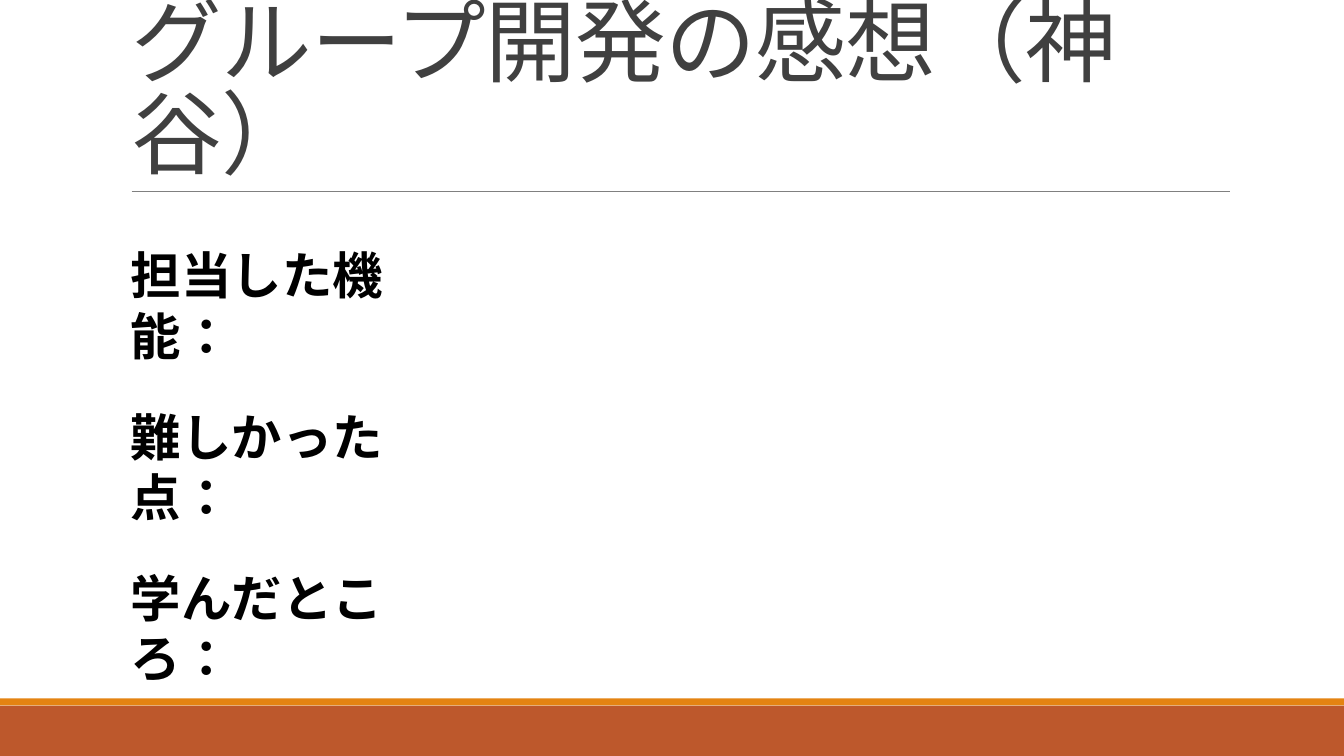
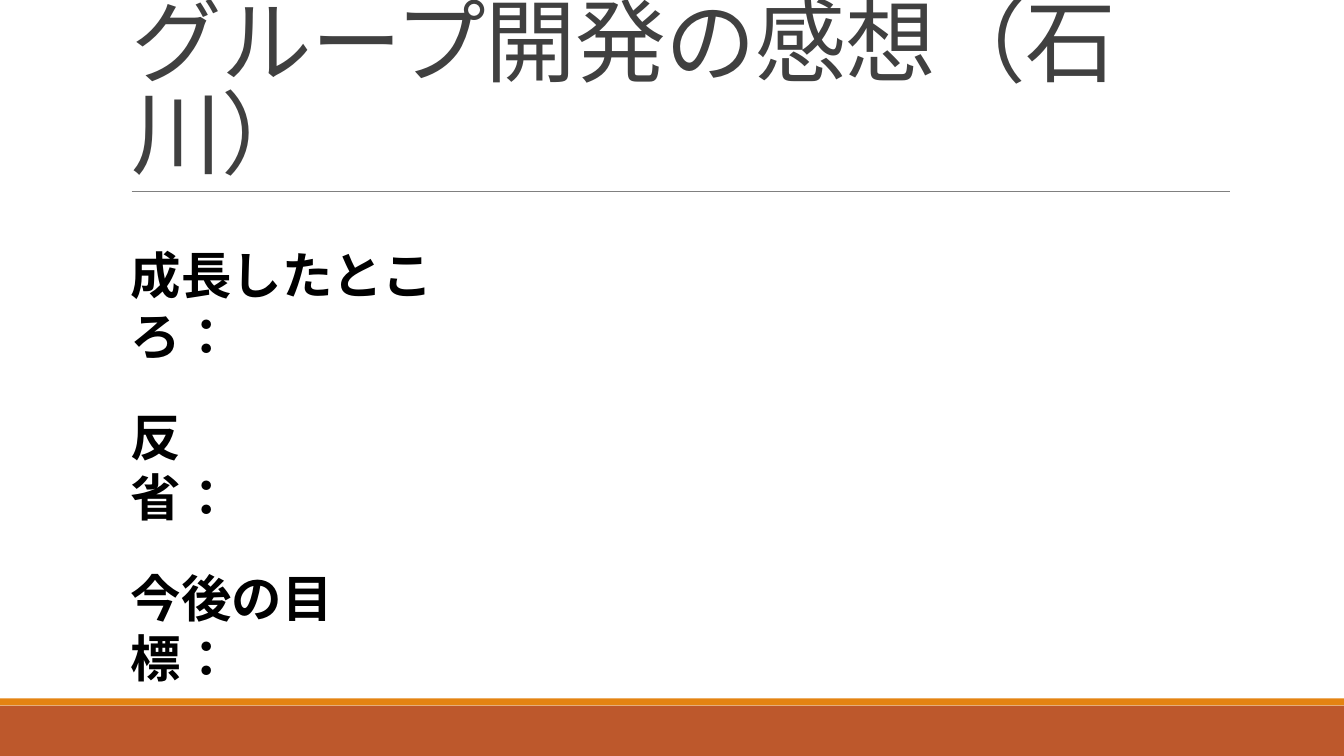
Before and after one commit to ShunjiYamamoto/groupA, a slide deck: slide 10 of 9.発表資料/グループ開発_Aグループ発表資料.pptx (slide 11 before the commit). Drawn at 1344x756 pixels with LibreOffice and Linux fonts; fonts in the diff are those of the drawing. Boxes give left, top, right and bottom in pixels: in the first picture for what was removed or moved away, otherwise in the second. Text is boxed around its words. In the diff, an @@ line names an element or a change of style, - is before the commit and + after.

```diff
--- a/9.発表資料/グループ開発_Aグループ発表資料.pptx
+++ b/9.発表資料/グループ開発_Aグループ発表資料.pptx
@@ title at <box>131,0,1116,176</box>: text changed @@
-グループ開発の感想（神谷）
+グループ開発の感想（石川）
@@ text at <box>131,251,433,358</box>: text changed @@
-担当した機能：
+成長したところ：
@@ text at <box>131,415,232,521</box>: text changed @@
-難しかった点：
+反省：
@@ text at <box>131,574,333,682</box>: text changed @@
-学んだところ：
+今後の目標：
```
Also in this commit, not shown: 4 other slides changed, 1 slide added, 1 slide removed.
